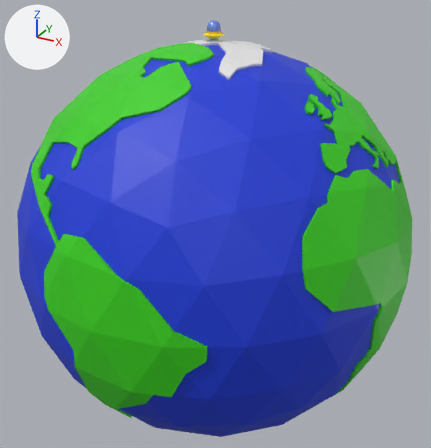
The glTF model game/common/models/planet_cam_ufo.gltf as it was, and as the next commit left it.
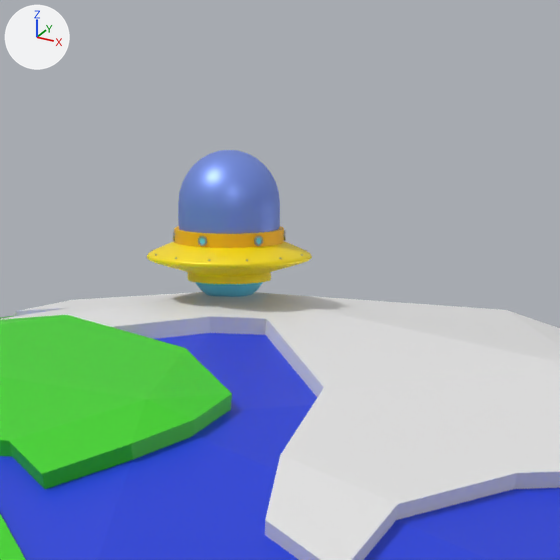
Each version appears first whole from a camera (50 mm lens) standing at (54.5, -98.5, 12.1) and looking at (0.1, 0.4, -37.3), and next in a close-up on the part from 42% to 60% of the width and 0% to 17% of the height. The lights are fixed; the arrows at upper left show +X, +Y and +Z. Where no turn or scale is listed for an object, it has been applied to the vertices.

Objects in the first close-up: 'Capsule_2', 'Icosphere.001', 'Loft', 'Sphere', 'Tube'.
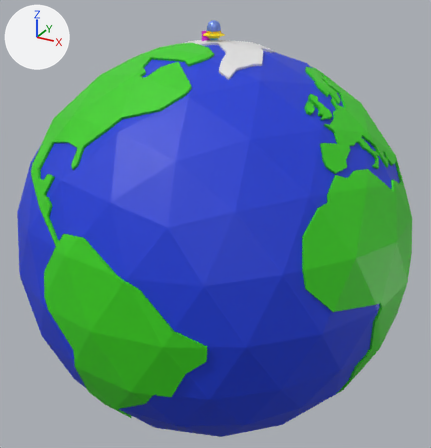
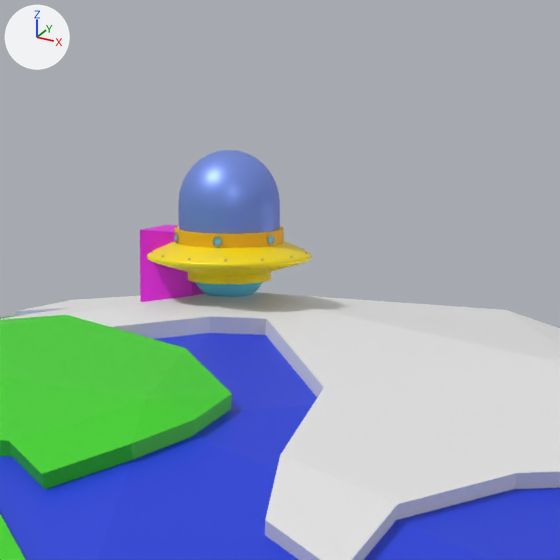
Commit message: dodana kolizija ma samu ua planet

ob_center_ufo is not drawn itself; it is the parent of ob_centercamera, ob_ufo.

Location of each change, (x1, y1, x2, y2) in pixels of the close-ups (560 x 560 px):
'Capsule_2', turned: (178, 150, 280, 234) in both
'Loft', turned: (147, 241, 312, 284) in both
'Cube.001', added (pink): after (140, 225, 204, 302)
'Tube', turned: (174, 226, 284, 248) in both
'Sphere', turned: (195, 282, 263, 297) in both
'Tube_1_2', turned: before (254, 236, 263, 246); after (213, 236, 223, 247)
'Tube_1_3', turned: before (198, 236, 207, 246); after (174, 232, 178, 243)
'Tube_1_1', turned: before (284, 230, 286, 241); after (267, 234, 275, 245)
'Cylinder_3', turned: before (256, 238, 261, 244); after (214, 238, 220, 245)
'Cylinder_4', turned (not visible afterwards): before (200, 238, 205, 244)

The change in detail:
Material 'Material' (mat_material) is new.
Its base color is (0.8, 0.00877, 0.74) (pink #e717df).
Mesh me_cube_001 is new.
It is a box spanning x -0.73..0.73, y -0.67..0.67, z -1.4..1.4.
It uses material mat_material (pink #e717df).
Object 'Center_UFO' (ob_center_ufo) turns from (0, 0, 0) to (0, 0, -44) degrees about x, y and z.
Object 'Cube.001' (ob_cube_001) is new; it shows me_cube_001.
Its location is (-1.52, 0.18, -0.77).
